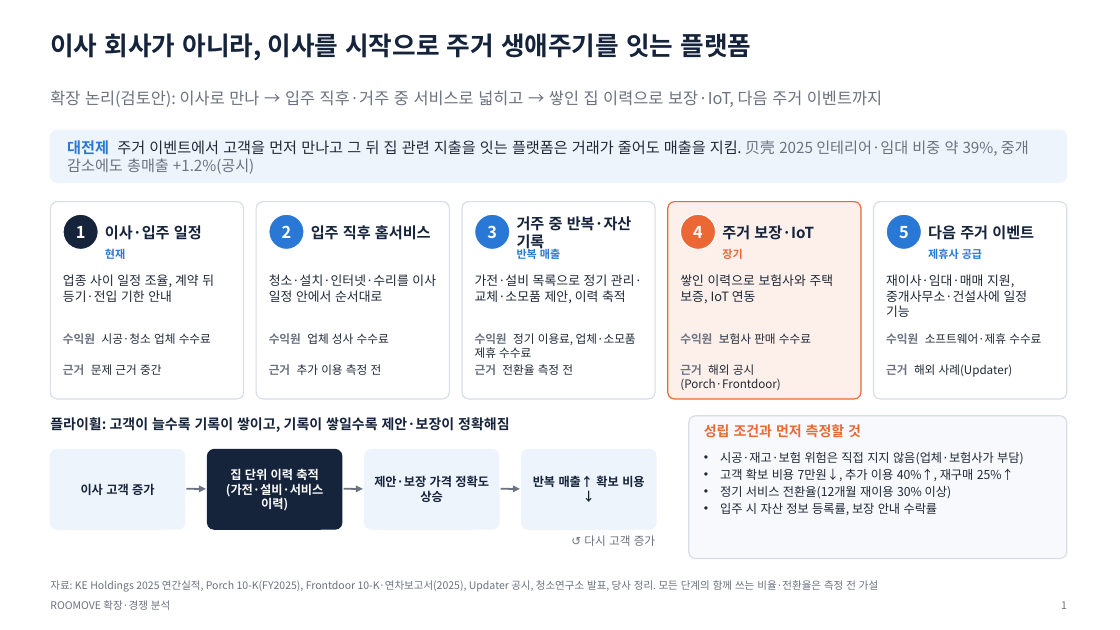
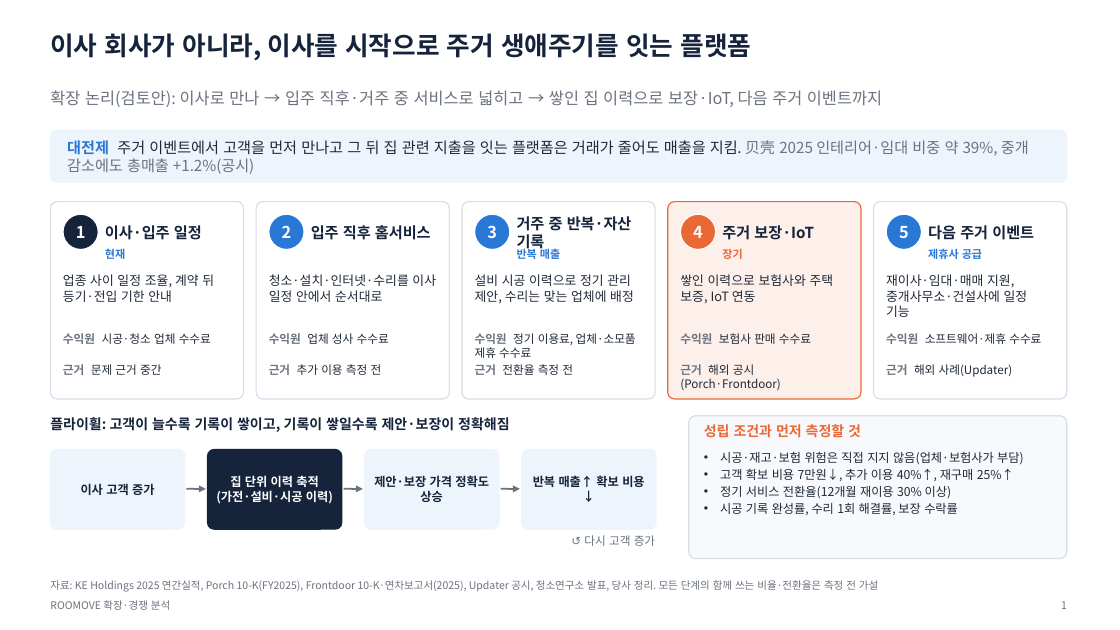
Before and after one commit to stwpst10-collab/teoo, a slide deck: slide 1 of 20-ROOMOVE/산출물/ROOMOVE 확장 논리 1p 2026-11-27 v2.pptx. Drawn at 1120x630 pixels with LibreOffice and Linux fonts; fonts in the diff are those of the drawing. Boxes give left, top, right and bottom in pixels: in the first picture for what was removed or moved away, otherwise in the second. Text is boxed around its words. In the diff, an @@ line names an element or a change of style, - is before the commit and + after.

```diff
--- a/20-ROOMOVE/산출물/ROOMOVE 확장 논리 1p 2026-11-27 v2.pptx
+++ b/20-ROOMOVE/산출물/ROOMOVE 확장 논리 1p 2026-11-27 v2.pptx
@@ text at box(475, 274, 634, 303): text changed @@
-가전·설비 목록으로 정기 관리·교체·소모품 제안, 이력 축적
+설비 시공 이력으로 정기 관리 제안, 수리는 맞는 업체에 배정
@@ text at box(216, 490, 333, 504): text changed @@
-(가전·설비·서비스 이력)
+(가전·설비·시공 이력)
@@ text at box(720, 503, 958, 515): text changed @@
-• 입주 시 자산 정보 등록률, 보장 안내 수락률
+• 시공 기록 완성률, 수리 1회 해결률, 보장 수락률
```
Also in this commit, not shown: 2 other files.
